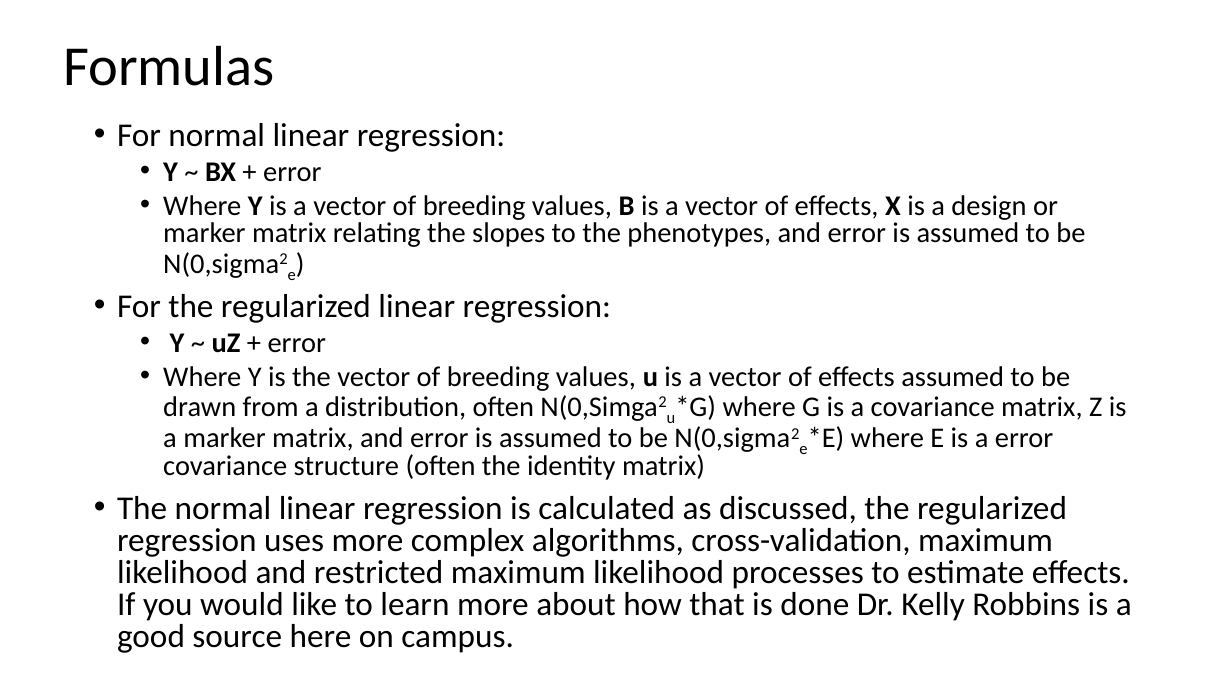
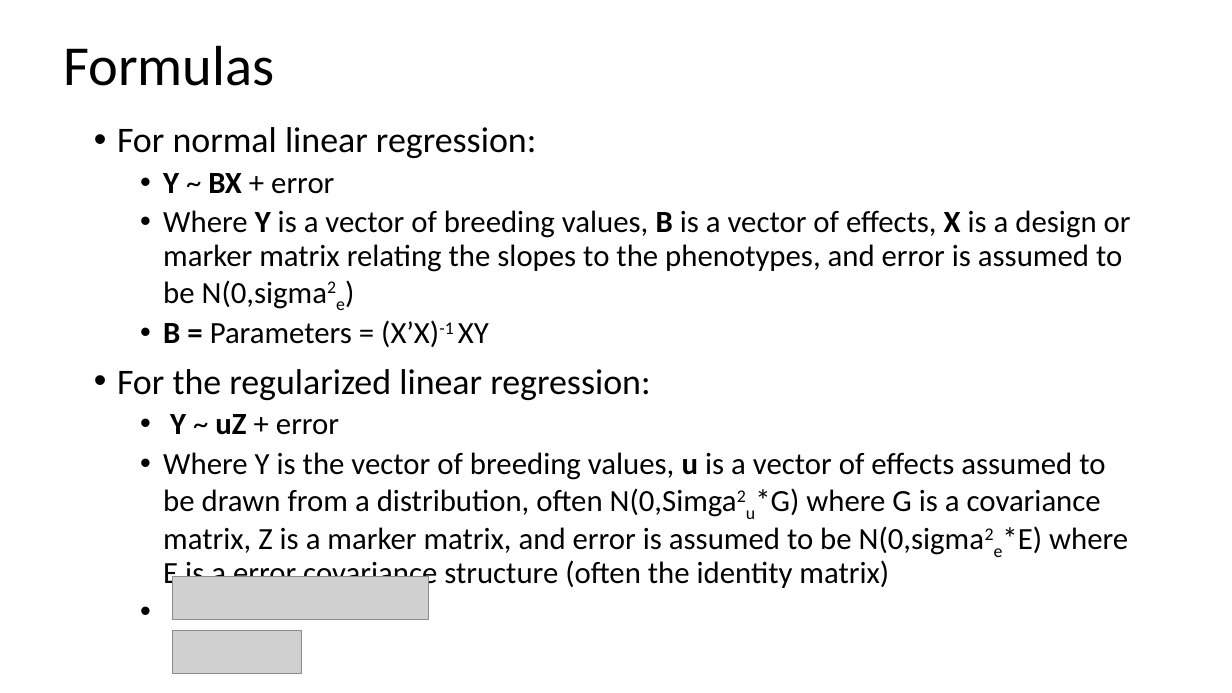
Before and after one commit to ter56/September2_2021_class, a slide deck: slide 31 of AdditiveModels_9_2_2021.pptx (slide 29 before the commit). Drawn at 1232x693 pixels with LibreOffice and Linux fonts; fonts in the diff are those of the drawing; grey boxes stand for pictures. Boxes give left, top, right and bottom in pixels: in the first picture for what was removed or moved away, otherwise in the second. Text is boxed around its words. In the diff, an @@ line names an element or a change of style, - is before the commit and + after.

```diff
--- a/AdditiveModels_9_2_2021.pptx
+++ b/AdditiveModels_9_2_2021.pptx
@@ text at [117, 127, 1131, 591]: size 25.9 to 28 pt in "For normal linear regression:", "For the regularized linear regression:"; size 22.2 to 24 pt in "Y ~ BX + error", "Where Y is a vector of breeding ...", "Y ~ uZ + error", "Where Y is the vector of breeding ..."; line spacing 0.8 to 0.9 @@
@@ text at [163, 320, 489, 347]: paragraph added @@
+  • B = Parameters = (X’X)-1 XY
@@ text at [117, 496, 1132, 653]: paragraph removed @@
-• The normal linear regression is calculated as discussed, the regularized regression uses more complex algorithms, cross-validation, maximum likelihood and restricted maximum likelihood processes to estimate effects. If you would like to learn more about how that is done Dr. Kelly Robbins is a good source here on campus.
@@ picture added at [173, 577, 429, 619] @@
@@ picture added at [173, 630, 301, 673] @@
```
Also in this commit, not shown: 9 other slides changed, 3 slides added, 1 other file.
